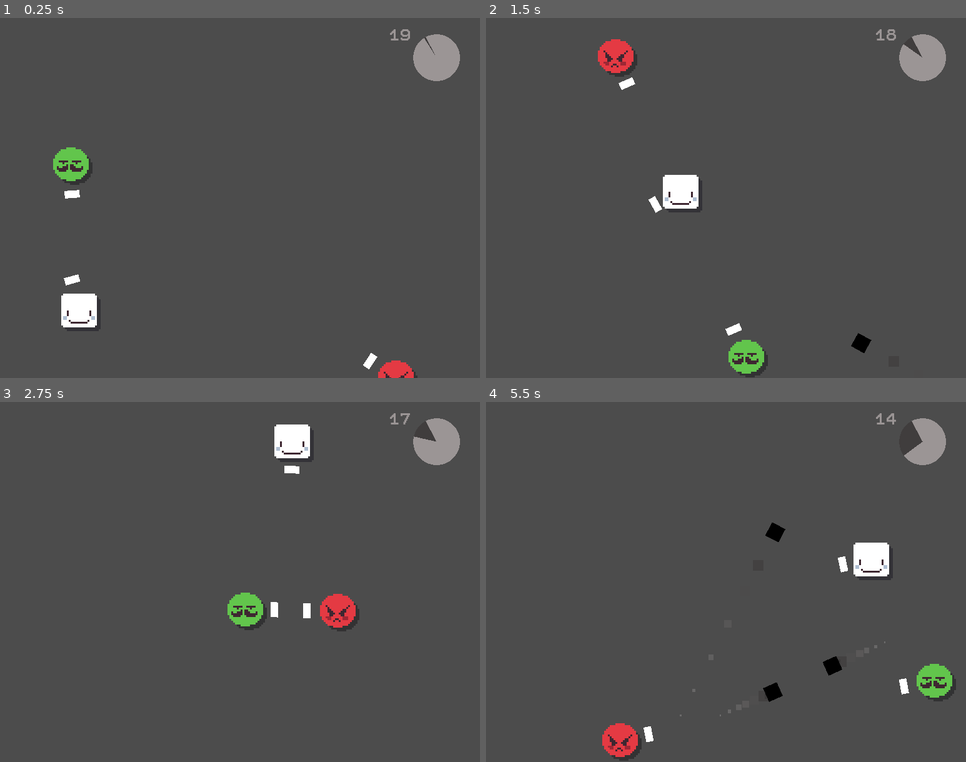
Above: before the commit, frames 1-4 (two rows, left to right).
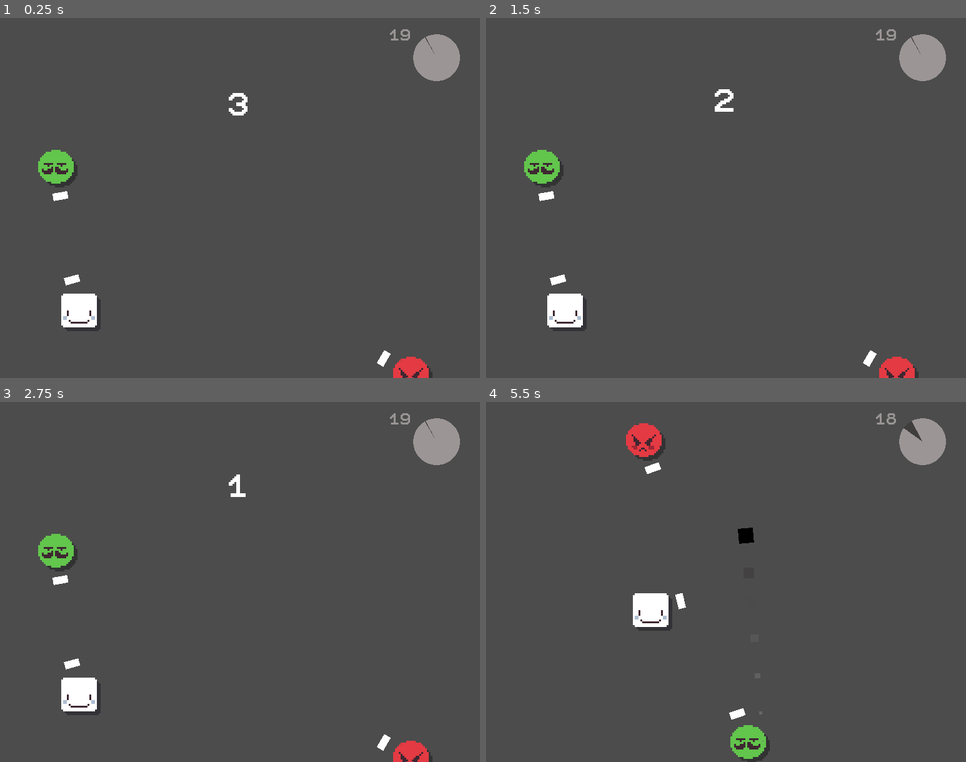
Above: after the commit, the same moments.

Repository: SaviHex/gmtk2020
Game: Godot game, scene res://core/Main/Main.tscn
The game is run twice, just before and just after one commit, with the same random seed, the same clock (stepped at 60 frames per second) and the same inputs.
Inputs (mouse positions are in pixels of both pictures, inside the frame that each line leads up to):
- Up to frame 1 (0.25 s): no input
- Up to frame 2 (1.5 s): tap Enter at 0.5 s; move the mouse to (831, 180) at 0.52 s; hold D (right) 0.53-1.28 s; click (831, 180) at 0.6 s; tap Space at 0.77 s; move the mouse to (630, 216) at 1.27 s; hold S (down) from 1.28 s (still down); click (630, 216) at 1.35 s
- Up to frame 3 (2.75 s): tap Space at 1.52 s; move the mouse to (288, 502) at 2.02 s; release S (down) at 2.03 s; hold D (right) from 2.03 s (still down); click (288, 502) at 2.1 s
- Up to frame 4 (5.5 s): move the mouse to (702, 654) at 2.77 s; release D (right) at 2.78 s; hold W (up) 2.78-3.53 s; click (702, 654) at 2.85 s; tap Space at 3.02, 3.77, 4.52 s; move the mouse to (870, 636) at 3.52 s; hold A (left) 3.53-5.03 s; click (870, 636) at 3.6 s; move the mouse to (582, 528) at 4.27 s; click (582, 528) at 4.35 s; move the mouse to (750, 582) at 5.02 s; hold S (down) from 5.03 s (still down); click (750, 582) at 5.1 s

The runs differ from the first frame. In frame 1, 1.5% of the frame differs, in the area x 7-91%, y 5-100%; in frame 2, 4.7%; in frame 3, 4.7%; in frame 4, 5.4%, in the area x 24-98%, y 3-100%.

Commit message:
stat_level() e game_over()

Diff:
--- a/src/core/Main/Main.gd
+++ b/src/core/Main/Main.gd
@@ -15,6 +15,9 @@
 	self.paths = $EnemyPaths.get_children()
 	self.characters = $Characters.get_children()
 	init_characters()
+
+	yield(get_tree().create_timer(.1), "timeout")
+	start_level()
 
 func _physics_process(delta):
 
@@ -71,6 +74,19 @@
 		i += 1
 	return -1
 
+func start_level():
+	get_tree().paused = true
+	$AnimationPlayer.play("LevelStart")
+	yield(get_tree().create_timer(4), "timeout")
+	get_tree().paused = false
+
+func game_over():
+	get_tree().paused = true
+	$AnimationPlayer.play("GameOver")
+	yield(get_tree().create_timer(3), "timeout")
+	get_tree().paused = false
+	get_tree().change_scene(next_level)
+
 func _on_Timer_timeout():
 	get_tree().change_scene(next_level)
 
--- a/src/core/Main/Main.tscn
+++ b/src/core/Main/Main.tscn
@@ -29,7 +29,55 @@
 size = 8
 font_data = ExtResource( 5 )
 
+[sub_resource type="Animation" id=7]
+resource_name = "GameOver"
+length = 3.0
+tracks/0/type = "value"
+tracks/0/path = NodePath("AnimationPlayer/RichTextLabel:bbcode_text")
+tracks/0/interp = 1
+tracks/0/loop_wrap = true
+tracks/0/imported = false
+tracks/0/enabled = true
+tracks/0/keys = {
+"times": PoolRealArray( 0 ),
+"transitions": PoolRealArray( 1 ),
+"update": 1,
+"values": [ "[center][shake]Game Over[/shake][/center]" ]
+}
+
+[sub_resource type="Animation" id=5]
+resource_name = "LevelStart"
+length = 4.0
+tracks/0/type = "value"
+tracks/0/path = NodePath("AnimationPlayer/RichTextLabel:bbcode_text")
+tracks/0/interp = 1
+tracks/0/loop_wrap = true
+tracks/0/imported = false
+tracks/0/enabled = true
+tracks/0/keys = {
+"times": PoolRealArray( 0, 1, 2, 3 ),
+"transitions": PoolRealArray( 1, 1, 1, 1 ),
+"update": 1,
+"values": [ "[center][wave]3[/wave][/center]", "[center][wave]2[/wave][/center]", "[center][wave]1[/wave][/center]", "[center][wave]GO![/wave][/center]" ]
+}
+tracks/1/type = "value"
+tracks/1/path = NodePath("AnimationPlayer/RichTextLabel:text")
+tracks/1/interp = 1
+tracks/1/loop_wrap = true
+tracks/1/imported = false
+tracks/1/enabled = true
+tracks/1/keys = {
+"times": PoolRealArray( 3.5 ),
+"transitions": PoolRealArray( 1 ),
+"update": 1,
+"values": [ "" ]
+}
+
+[sub_resource type="DynamicFont" id=6]
+font_data = ExtResource( 5 )
+
 [node name="Main" type="Node2D"]
+pause_mode = 2
 script = ExtResource( 3 )
 next_level = "res://core/Main/Main.tscn"
 wait_time = 20
@@ -47,6 +95,7 @@
 }
 
 [node name="EnemyPaths" type="Node" parent="."]
+pause_mode = 1
 
 [node name="EnemyPath" parent="EnemyPaths" instance=ExtResource( 4 )]
 curve = SubResource( 1 )
@@ -59,6 +108,7 @@
 curve = SubResource( 3 )
 
 [node name="Characters" type="Node" parent="."]
+pause_mode = 1
 
 [node name="Player" parent="Characters" instance=ExtResource( 1 )]
 position = Vector2( 42.641, 155.093 )
@@ -68,6 +118,7 @@
 [node name="GreenEnemy" parent="Characters" instance=ExtResource( 2 )]
 
 [node name="LevelTimer" type="Timer" parent="."]
+pause_mode = 1
 
 [node name="TimeLeft" type="RichTextLabel" parent="LevelTimer"]
 anchor_right = 1.0
@@ -103,4 +154,24 @@
 __meta__ = {
 "_edit_use_anchors_": false
 }
+
+[node name="AnimationPlayer" type="AnimationPlayer" parent="."]
+pause_mode = 2
+anims/GameOver = SubResource( 7 )
+anims/LevelStart = SubResource( 5 )
+
+[node name="RichTextLabel" type="RichTextLabel" parent="AnimationPlayer"]
+anchor_right = 1.0
+anchor_bottom = 1.0
+margin_top = 40.0
+margin_bottom = -98.0
+rect_clip_content = false
+theme = ExtResource( 6 )
+custom_fonts/normal_font = SubResource( 6 )
+bbcode_enabled = true
+bbcode_text = "[center][wave]GO![/wave][/center]"
+__meta__ = {
+"_edit_use_anchors_": false,
+"_editor_description_": ""
+}
 [connection signal="timeout" from="LevelTimer" to="." method="_on_Timer_timeout"]
Not shown: 1 places in src/core/Main/Main.tscn that only renumber resources
